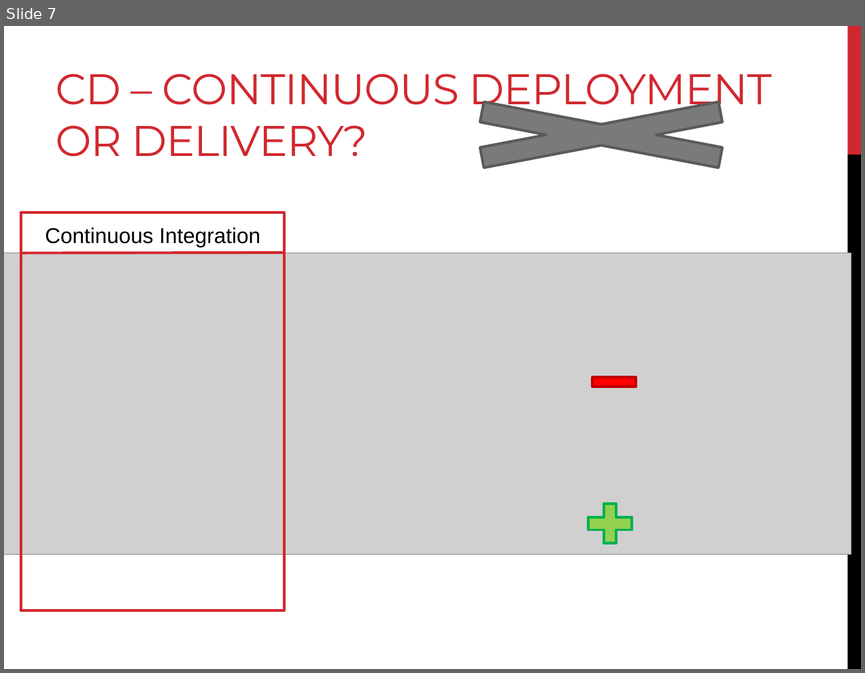
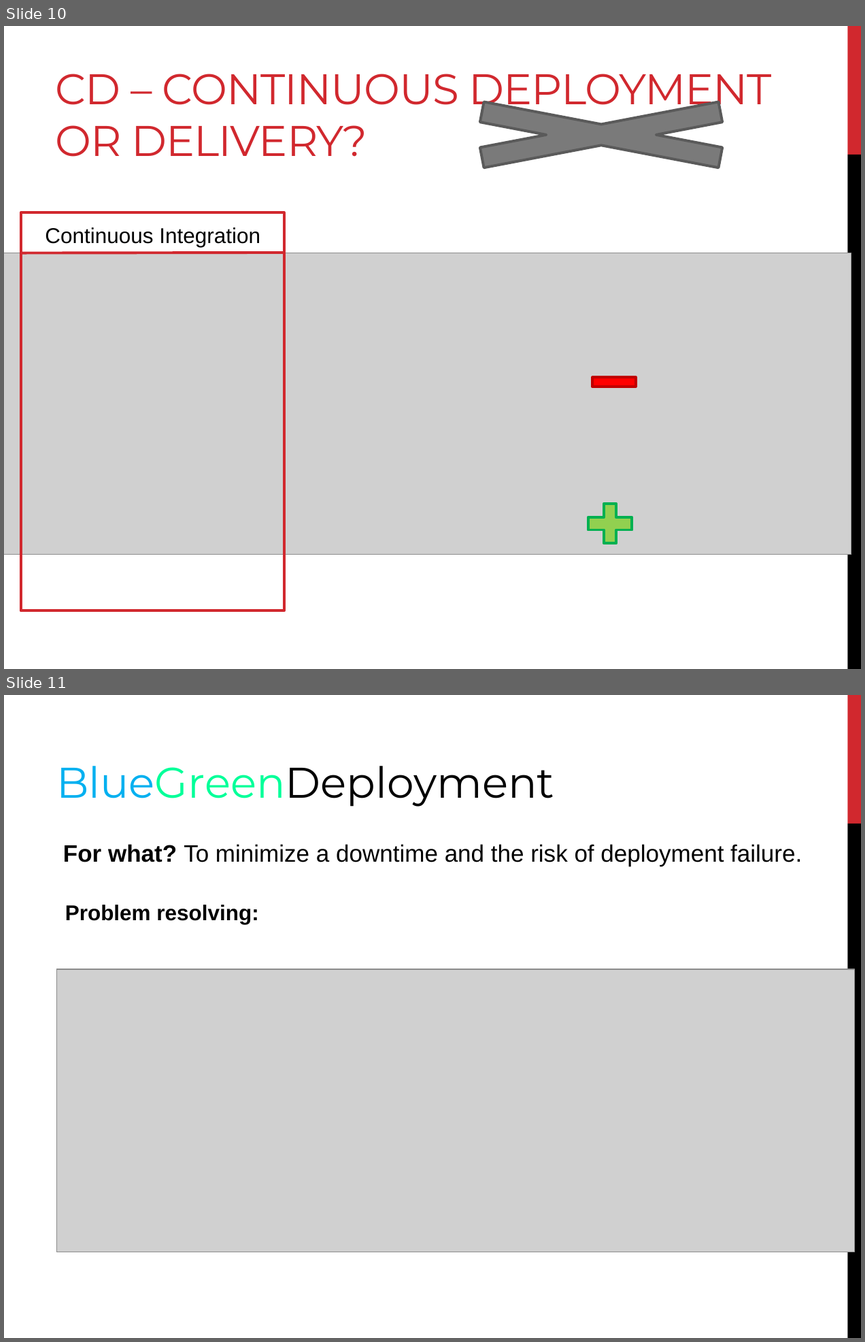
Before and after one commit to tarasiscom/Lv-273, a slide deck: education/Continious Integration&Deployment.pptx. Shown one above the other, each under a label of ours: slide 7 before the commit, slides 10 and 11 after it. The pictures are 865x673 and 865x1342 pixels, drawn with LibreOffice and Linux fonts; fonts in the diff are those of the drawing; grey boxes stand for pictures. Boxes give left, top, right and bottom in pixels: in the first picture for what was removed or moved away, otherwise in the second. Text is boxed around its words. In the diff, an @@ line names an element or a change of style, - is before the commit and + after.

```diff
--- a/education/Continious Integration&Deployment.pptx
+++ b/education/Continious Integration&Deployment.pptx
@@ slide 11 added at (x1=4, y1=695, x2=861, y2=1338), background #FFFFFF; not listed: 2 template elements that a slide beside it also shows @@
@@ title added at (x1=56, y1=766, x2=554, y2=807), 36 pt, text #000000 @@
+BlueGreenDeployment
@@ text added at (x1=63, y1=844, x2=802, y2=866), 20 pt, text #000000 @@
+For what? To minimize a downtime and the risk of deployment failure.
@@ text added at (x1=65, y1=904, x2=258, y2=924), 18 pt, text #000000, bold @@
+Problem resolving:
@@ picture added at (x1=56, y1=969, x2=854, y2=1252) @@
@@ what was slide 7 is now slide 10 @@
```
Also in this commit, not shown: 2 slides changed, 6 other slides added.
